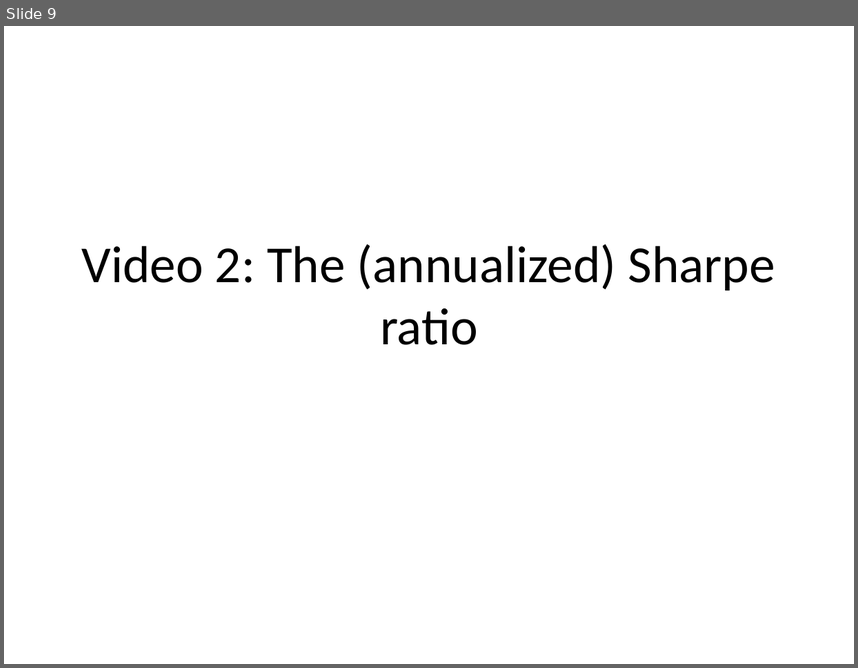
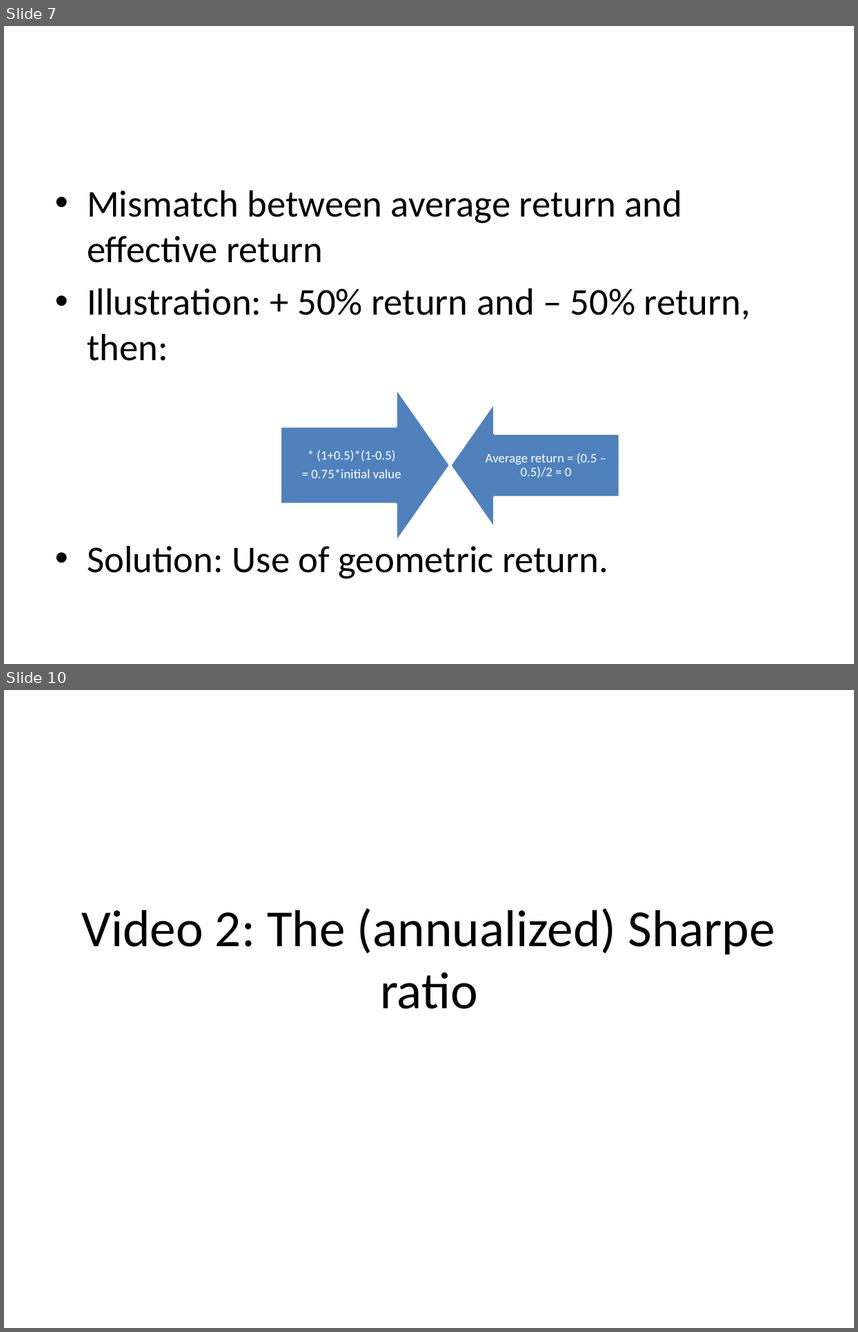
Before and after one commit to saciestudio/courses-intro-portfolio-analysis, a slide deck: scripts/Chapter2.pptx. Shown one above the other, each under a label of ours: slide 9 before the commit, slides 7 and 10 after it; the slides between them are not shown. The pictures are 858x668 and 858x1332 pixels, drawn with LibreOffice and Linux fonts; fonts in the diff are those of the drawing. Boxes give left, top, right and bottom in pixels: in the first picture for what was removed or moved away, otherwise in the second. Text is boxed around its words. In the diff, an @@ line names an element or a change of style, - is before the commit and + after.

```diff
--- a/scripts/Chapter2.pptx
+++ b/scripts/Chapter2.pptx
@@ slide 7 added at [4,26,854,664], background #FFFFFF @@
@@ text added at [87,190,751,579], 32 pt, text #000000 @@
+• Mismatch between average return and effective return
+• Illustration: + 50% return and – 50% return, then:
+• Solution: Use of geometric return.
@@ group added at [280,388,620,542]: 2 down arrows, 2 texts @@
+* (1+0.5)*(1-0.5)
+= 0.75*initial value
+Average return = (0.5 – 0.5)/2 = 0
@@ what was slide 9 is now slide 10 @@
```
Also in this commit, not shown: 19 other slides added, 2 slides removed, 3 other files.
